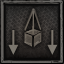
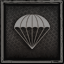
Comparing the layer stacks of the two w=64, h=64 images. Changes:
added layer "Parachute" above "Heli_dismount" over [left=14, top=14, right=50, bottom=49]
hid "Heli_unsling" over [left=8, top=8, right=58, bottom=55]
